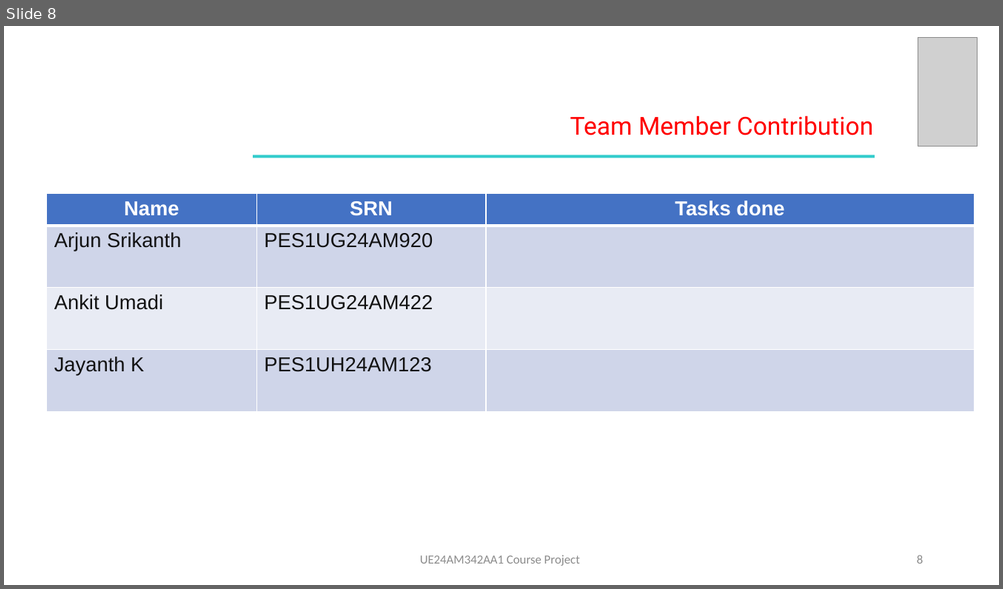
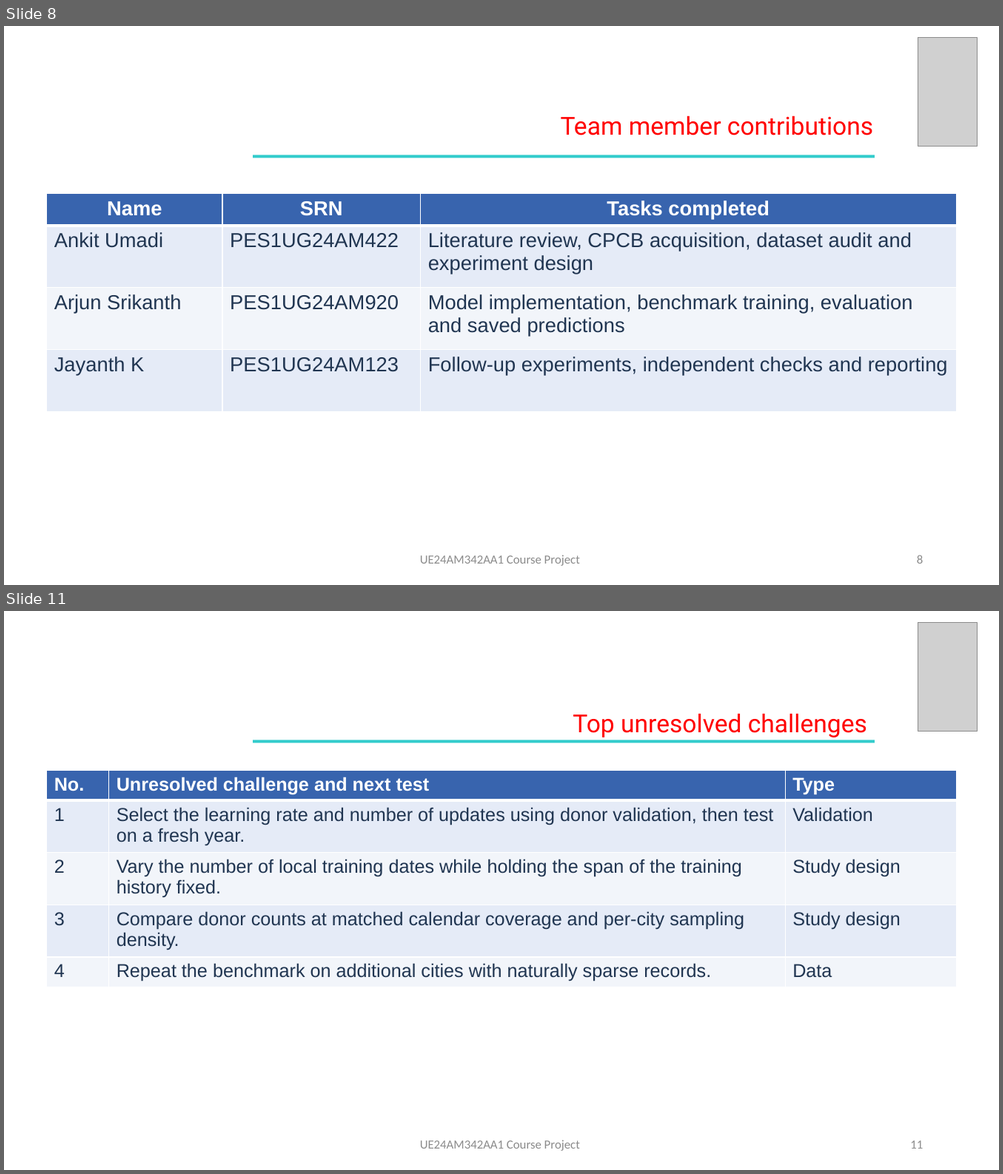
Before and after one commit to arjunsrikanthh/afml-course-project, a slide deck: slides/AFML_Final_Presentation.pptx. Shown one above the other, each under a label of ours: slide 8 before the commit, slides 8 and 11 after it; the slides between them are not shown. The pictures are 1003x589 and 1003x1174 pixels, drawn with LibreOffice and Linux fonts; fonts in the diff are those of the drawing; grey boxes stand for pictures. Boxes give left, top, right and bottom in pixels: in the first picture for what was removed or moved away, otherwise in the second. Text is boxed around its words. In the diff, an @@ line names an element or a change of style, - is before the commit and + after.

```diff
--- a/slides/AFML_Final_Presentation.pptx
+++ b/slides/AFML_Final_Presentation.pptx
@@ slide 11 added at [4, 611, 999, 1170], background #FFFFFF @@
@@ picture added at [918, 623, 978, 731] @@
@@ text added at [572, 713, 867, 738], 24 pt, text #FF0000 @@
+Top unresolved challenges
@@ rectangle added at [253, 740, 874, 743], fill #33CCCC @@
@@ table added at [46, 771, 956, 1066], 5 rows, 3 columns @@
+No. | Unresolved challenge and next test | Type
+1 | Select the learning rate and number of updates using donor validation, then test on a fresh year. | Validation
+2 | Vary the number of local training dates while holding the span of the training history fixed. | Study design
+3 | Compare donor counts at matched calendar coverage and per-city sampling density. | Study design
+4 | Repeat the benchmark on additional cities with naturally sparse records. | Data
@@ text added at [420, 1140, 580, 1151], 12 pt, text #8C8C8C @@
+UE24AM342AA1 Course Project
@@ page number added at [910, 1141, 922, 1149], 12 pt, text #8C8C8C @@
+11
@@ slide 8 changed as well @@
@@ text at [560, 116, 873, 136]: text changed @@
-Team Member Contribution
+Team member contributions
@@ table at [46, 194, 956, 466] @@
-row 1, column 3: Tasks done
+row 1, column 3: Tasks completed
-row 2: Arjun Srikanth | PES1UG24AM920 | 
+row 2: Ankit Umadi | PES1UG24AM422 | Literature review, CPCB acquisition, dataset audit and experiment design
-row 3: Ankit Umadi | PES1UG24AM422 | 
+row 3: Arjun Srikanth | PES1UG24AM920 | Model implementation, benchmark training, evaluation and saved predictions
-row 4, column 2: PES1UH24AM123
+row 4, column 2: PES1UG24AM123
-row 4, column 3: 
+row 4, column 3: Follow-up experiments, independent checks and reporting
@@ fill #4472C4 to #3864AE in row 1 @@
@@ fill #CFD5EA to #E5EBF7 in 6 cells @@
@@ fill #E9EBF5 to #F2F5FA in row 3 @@
@@ text colour #111111 to #203551 in "Jayanth K" @@
@@ table: place and size @@
-table at [46, 194, 973, 462]
+table at [46, 194, 956, 466]
```
Also in this commit, not shown: 5 other slides changed, 7 other slides added, 6 slides removed, 35 other files.
